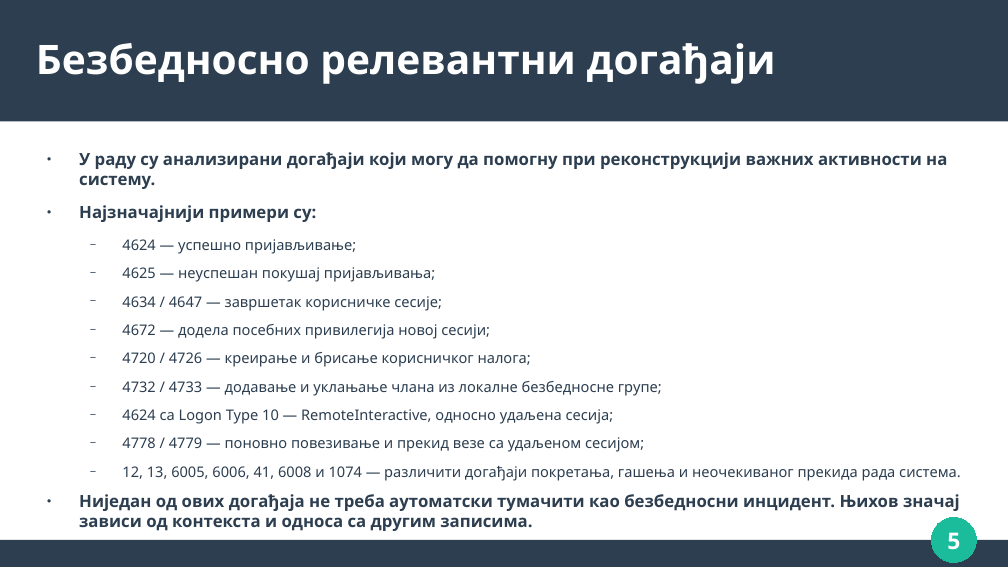
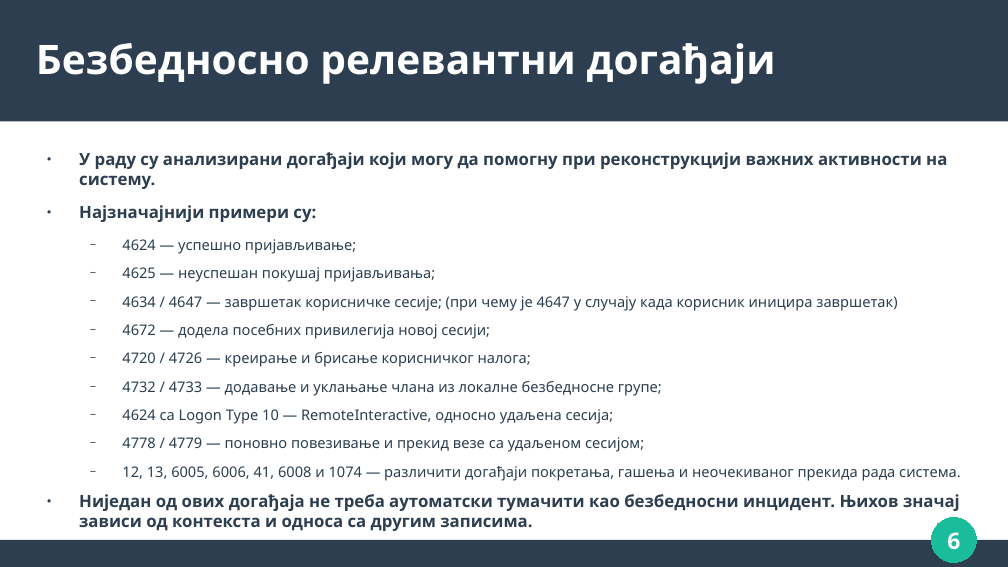
Before and after one commit to djolepetrovic12/digitalna-forenzika, a slide deck: slide 6 of Дигитална форензика.odp (slide 5 before the commit). Drawn at 1008x567 pixels with LibreOffice and Linux fonts; fonts in the diff are those of the drawing. Boxes give left, top, right and bottom in pixels: in the first picture for what was removed or moved away, otherwise in the second. Text is boxed around its words. In the diff, an @@ line names an element or a change of style, - is before the commit and + after.

```diff
--- a/Дигитална форензика.odp
+++ b/Дигитална форензика.odp
@@ text at (122, 296, 897, 311): text changed @@
-  − 4634 / 4647 — завршетак корисничке сесије;
+  − 4634 / 4647 — завршетак корисничке сесије; (при чему је 4647 у случају када корисник иницира завршетак)
@@ page number at (947, 532, 960, 550): text changed @@
-5
+6
```
Also in this commit, not shown: 2 other slides changed, 10 slides added, 14 other files.
